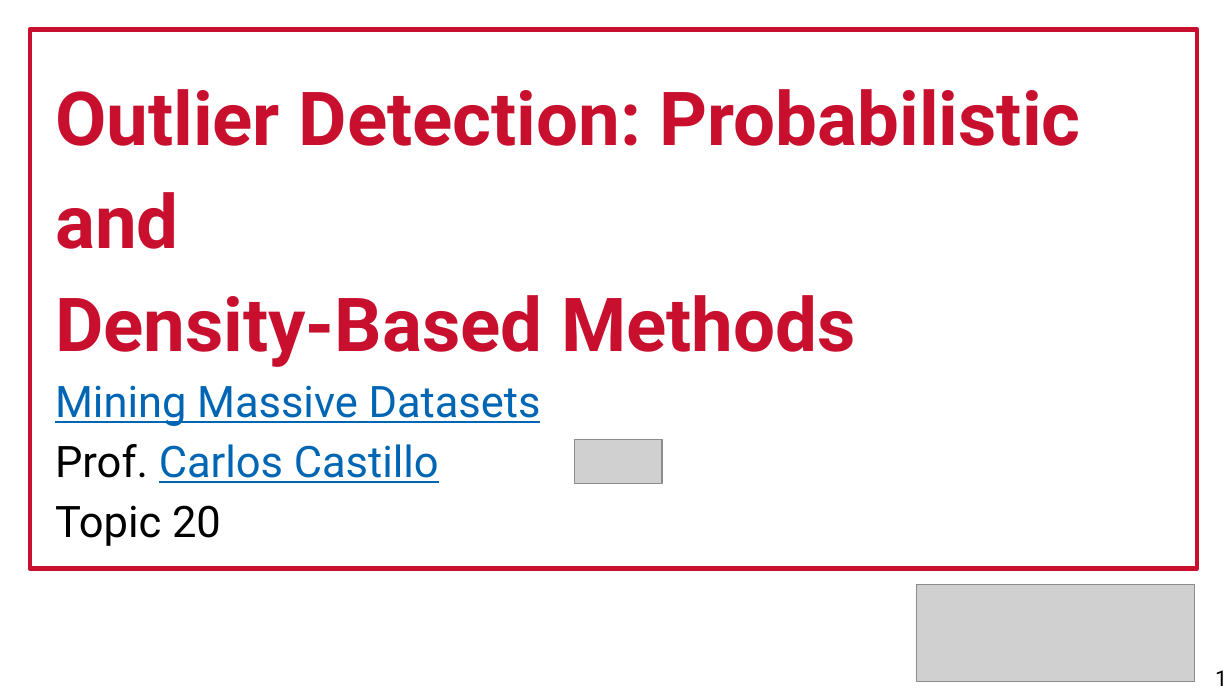
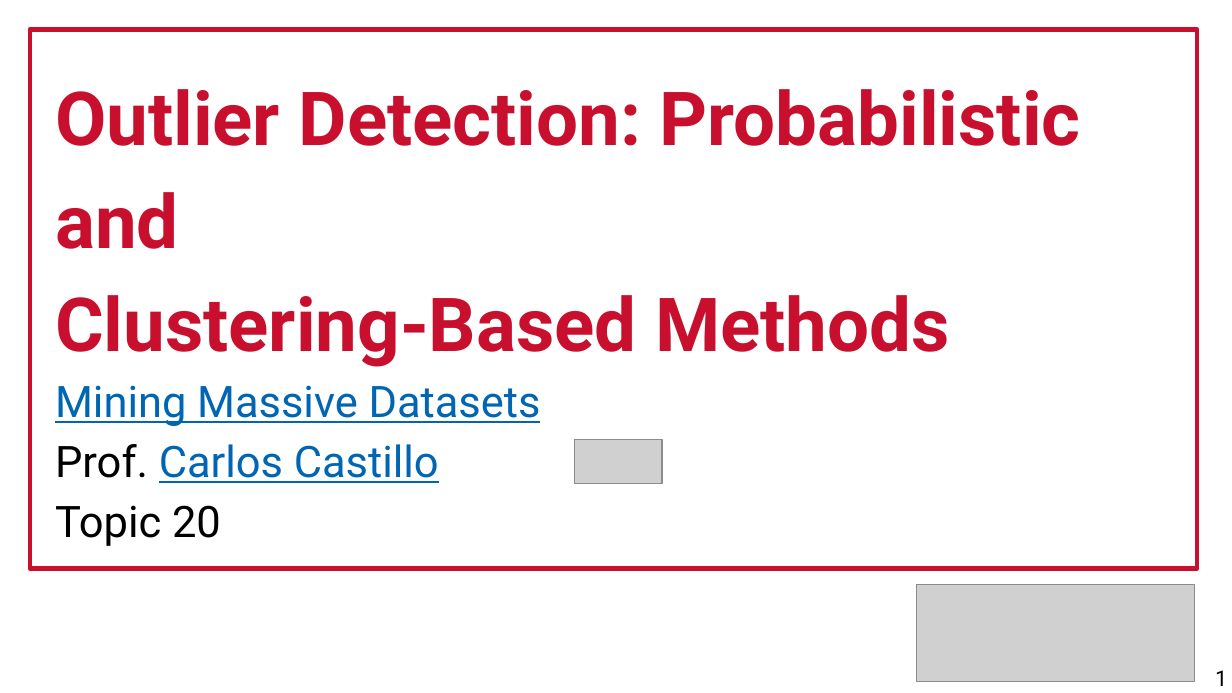
Before and after one commit to chatox/data-mining-course, a slide deck: slide 1 of theory/odp/tt20_outliers_probability_density.odp. Drawn at 1232x693 pixels with LibreOffice and Linux fonts; fonts in the diff are those of the drawing; grey boxes stand for pictures. Boxes give left, top, right and bottom in pixels: in the first picture for what was removed or moved away, otherwise in the second. Text is boxed around its words. In the diff, an @@ line names an element or a change of style, - is before the commit and + after.

```diff
--- a/theory/odp/tt20_outliers_probability_density.odp
+++ b/theory/odp/tt20_outliers_probability_density.odp
@@ text at (x1=55, y1=89, x2=1081, y2=367): text changed @@
-Outlier Detection: Probabilistic and
-Density-Based Methods
+Outlier Detection: Probabilistic and
+Clustering-Based Methods
```
Also in this commit, not shown: 3 other slides changed, 8 slides removed, 2 other files.
